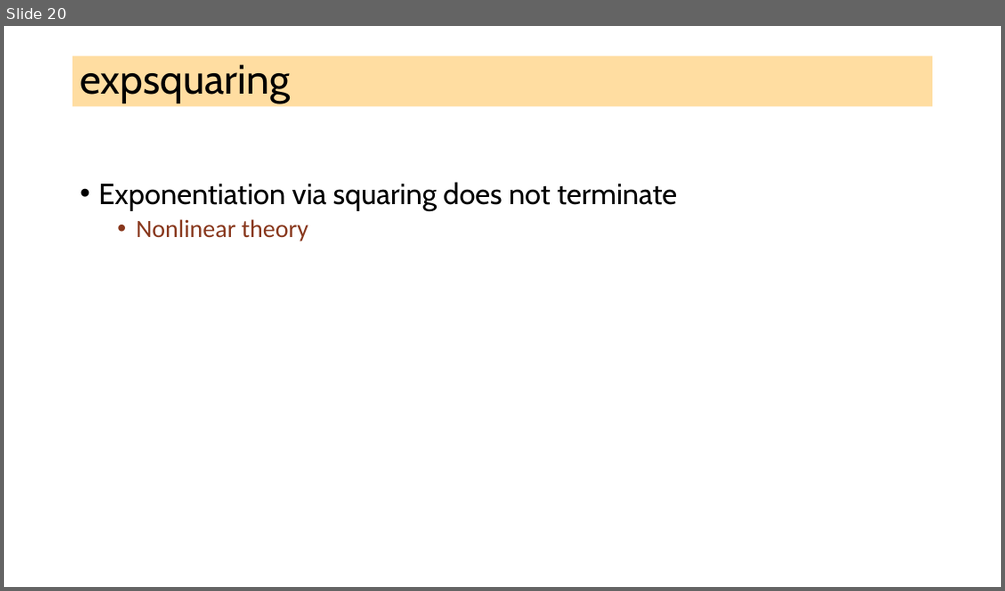
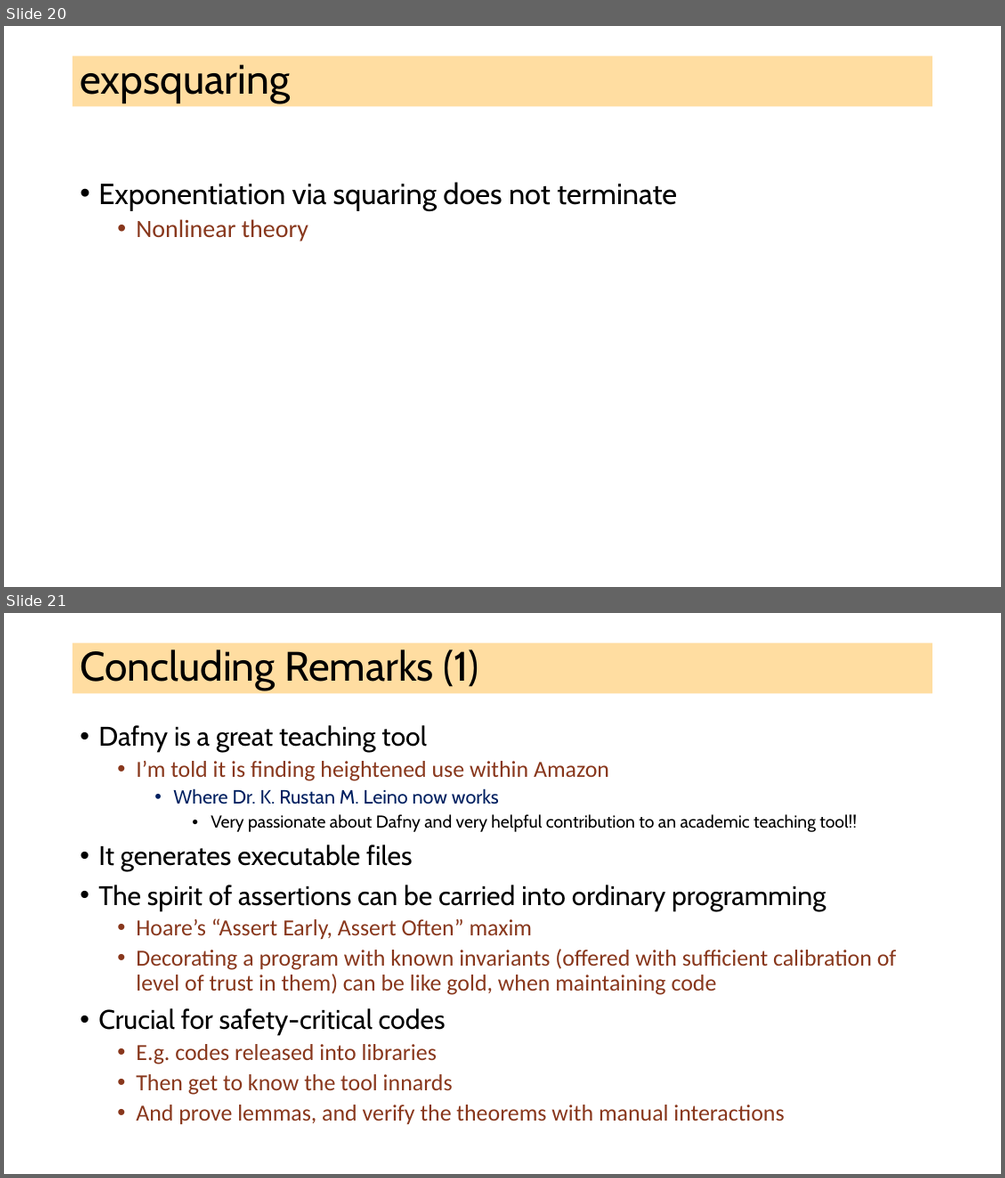
Before and after one commit to ganeshutah/cs6110s22, a slide deck: Lec17/Lec17.pptx. Shown one above the other, each under a label of ours: slide 20 before the commit, slides 20 and 21 after it. The pictures are 1005x591 and 1005x1178 pixels, drawn with LibreOffice and Linux fonts; fonts in the diff are those of the drawing. Boxes give left, top, right and bottom in pixels: in the first picture for what was removed or moved away, otherwise in the second. Text is boxed around its words. In the diff, an @@ line names an element or a change of style, - is before the commit and + after.

Commit message:
lec17

```diff
--- a/Lec17/Lec17.pptx
+++ b/Lec17/Lec17.pptx
@@ slide 21 added at bbox=[4, 613, 1001, 1174], background #FFFFFF @@
@@ title added at bbox=[73, 643, 933, 694], fill #FFBD47 at 51% opacity, 39.6 pt, text #000000 @@
+Concluding Remarks (1)
@@ text added at bbox=[98, 725, 897, 1124], 22.2 pt, text #88371D @@
+• Dafny is a great teaching tool
+  • I’m told it is finding heightened use within Amazon
+    • Where Dr. K. Rustan M. Leino now works
+      • Very passionate about Dafny and very helpful contribution to an academic teaching tool!!
+• It generates executable files
+• The spirit of assertions can be carried into ordinary programming
+  • Hoare’s “Assert Early, Assert Often” maxim
+  • Decorating a program with known invariants (offered with sufficient calibration of level of trust in them) can be like gold, when maintaining code
+• Crucial for safety-critical codes
+  • E.g. codes released into libraries
+  • Then get to know the tool innards
+  • And prove lemmas, and verify the theorems with manual interactions
```
Also in this commit, not shown: 1 other slide added.
